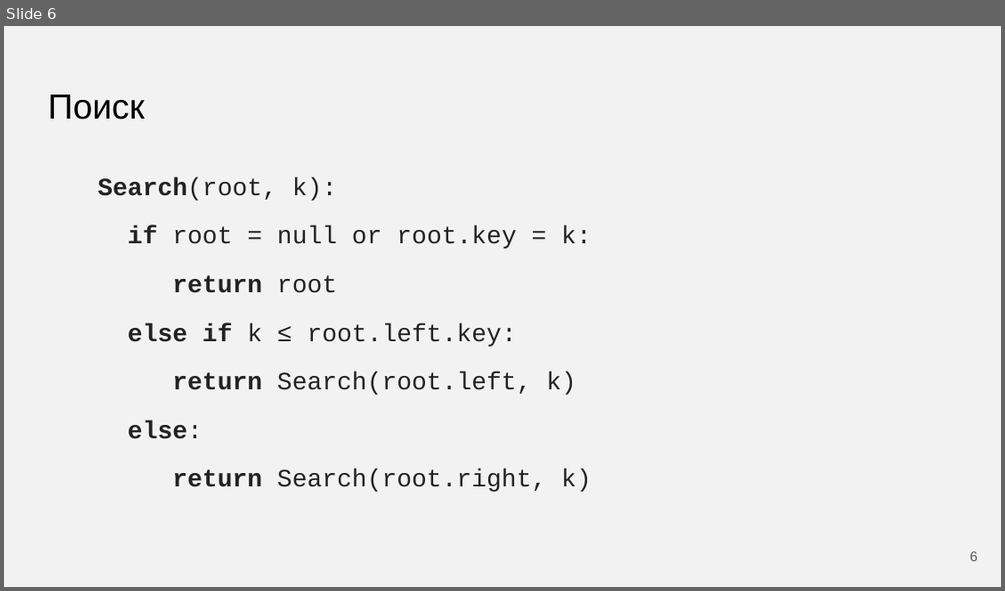
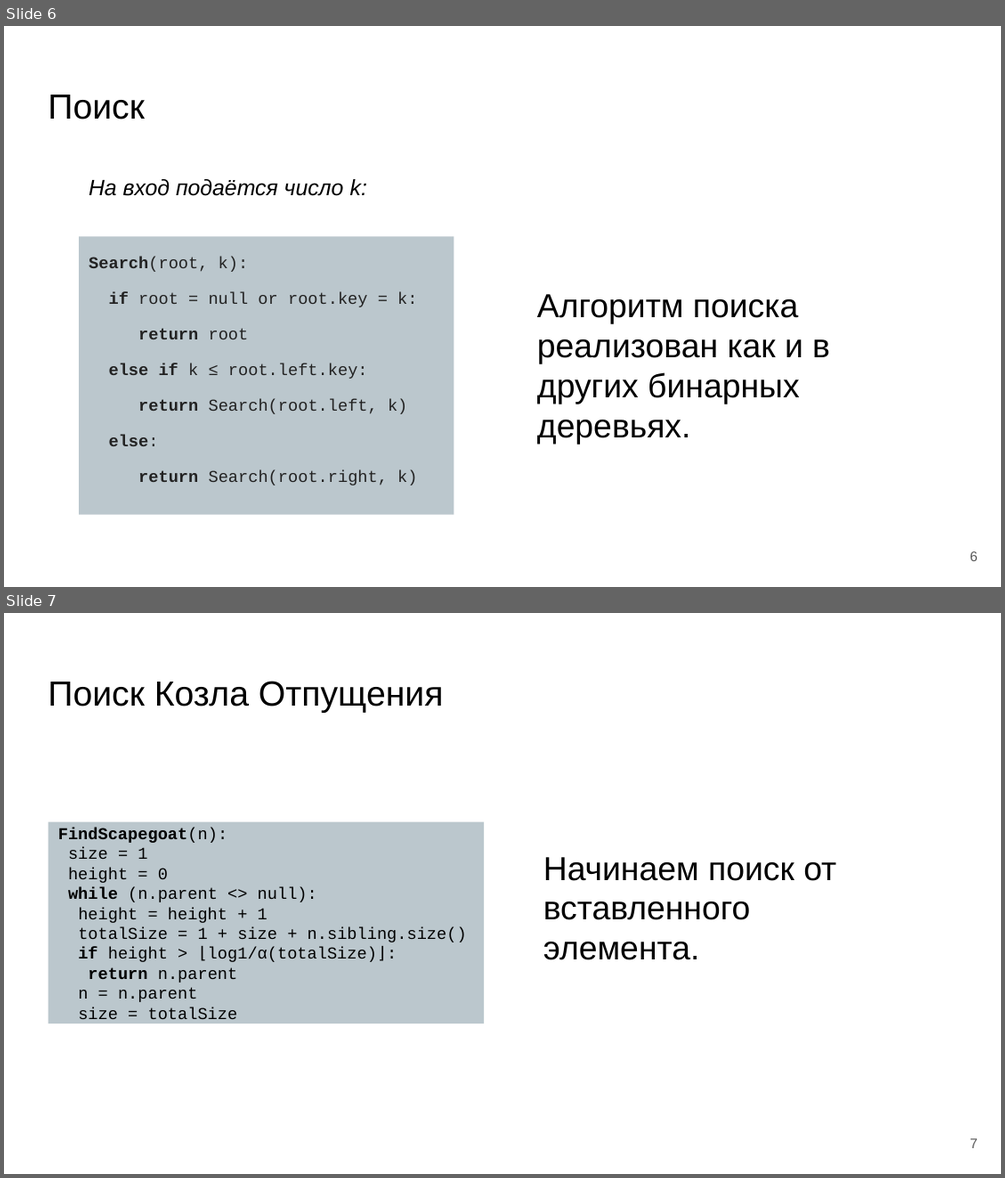
Before and after one commit to Flnchkv/ScapeGoat_Three, a slide deck: ScapeGoat Three.pptx. Shown one above the other, each under a label of ours: slide 6 before the commit, slides 6 and 7 after it. The pictures are 1005x591 and 1005x1178 pixels, drawn with LibreOffice and Linux fonts; fonts in the diff are those of the drawing. Boxes give left, top, right and bottom in pixels: in the first picture for what was removed or moved away, otherwise in the second. Text is boxed around its words. In the diff, an @@ line names an element or a change of style, - is before the commit and + after.

```diff
--- a/ScapeGoat Three.pptx
+++ b/ScapeGoat Three.pptx
@@ slide 7 added at bbox=[4, 613, 1001, 1174], background #FFFFFF @@
@@ title added at bbox=[48, 681, 444, 713], 25.2 pt, text #000000 @@
+Поиск Козла Отпущения
@@ text added at bbox=[48, 818, 484, 1029], fill #78909C at 50% opacity, 12 pt, text #000000 @@
+FindScapegoat(n):
+size = 1
+height = 0
+while (n.parent <> null):
+height = height + 1
+totalSize = 1 + size + n.sibling.size()
+if height > ⌊log1/α(totalSize)⌋:
+return n.parent
+n = n.parent
+size = totalSize
@@ text added at bbox=[543, 857, 836, 960], 24 pt, text #000000 @@
+Начинаем поиск от вставленного элемента.
@@ page number added at bbox=[970, 1138, 978, 1148], 10 pt, text #595959 @@
+7
@@ slide 6 changed as well @@
@@ background #F2F2F2 to #FFFFFF @@
@@ text added at bbox=[89, 179, 367, 196], 16 pt, text #000000, italic @@
+На вход подаётся число k:
@@ text "Search(root, k):": place and size @@
-text "Search(root, k):" at bbox=[97, 177, 591, 491]
+text "Search(root, k):" at bbox=[79, 236, 453, 515]
@@ text "Search(root, k):" at bbox=[79, 236, 453, 515]: size 18 to 12 pt; alignment justified to left; indent changed; fill none to #78909C at 50% opacity @@
@@ text added at bbox=[537, 294, 830, 443], 24 pt, text #000000 @@
+Алгоритм поиска реализован как и в других бинарных деревьях.
```
Also in this commit, not shown: 8 other slides changed, 3 other slides added, 2 other files.
